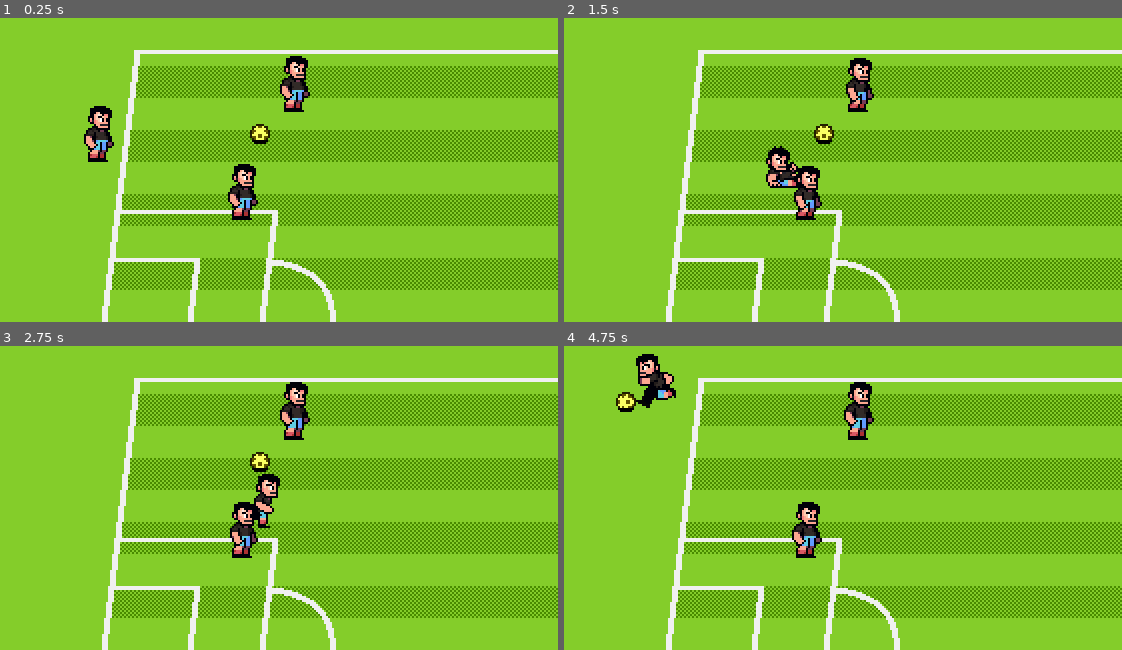
Above: before the commit, frames 1-4 (two rows, left to right).
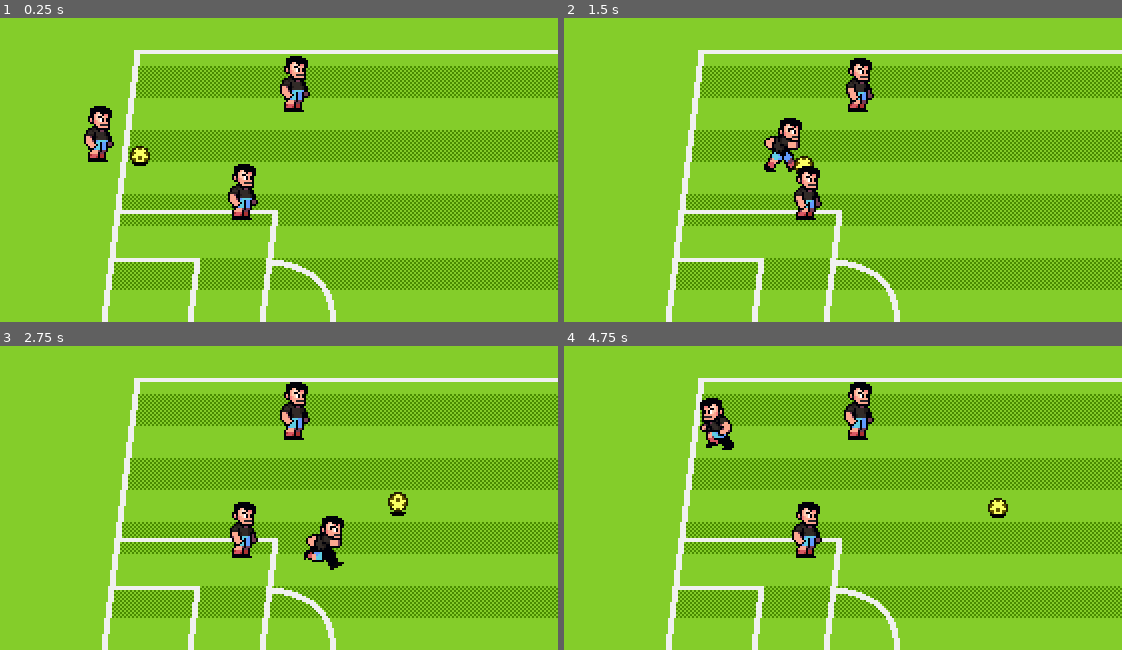
Above: after the commit, the same moments.

Repository: guskse/Soccer2D-GodotGame
Game: Godot game, scene res://scenes/world.tscn
Two runs of this game, one before a commit and one after it. Both use one fixed random seed, a clock stepped at 60 frames per second and the inputs below.
Inputs:
- Up to frame 1 (0.25 s): no input
- Up to frame 2 (1.5 s): hold Right (p1_right) 0.53-1.28 s; tap Keypad 1 (p1_pass) at 0.6 s; hold Down (p1_down) from 1.28 s (still down); tap Keypad 2 (p1_shoot) at 1.35 s
- Up to frame 3 (2.75 s): release Down (p1_down) at 2.03 s; hold Right (p1_right) from 2.03 s (still down); tap S (p2_down) at 2.1 s
- Up to frame 4 (4.75 s): release Right (p1_right) at 2.78 s; hold Up (p1_up) 2.78-3.53 s; tap A (p2_left) at 2.85 s; hold Left (p1_left) from 3.53 s (still down); tap J (p2_pass) at 3.6 s; tap D (p2_right) at 4.35 s

The runs differ from the first frame. In frame 1, 0.4% of the frame differs, in the area x 23-49%, y 34-49%; in frame 2, 1.4%; in frame 3, 1.8%; in frame 4, 1.9%, in the area x 9-80%, y 2-57%.

Commit message:
added passing functionality and passing states

Diff:
--- a/scenes/ball/ball_states/ball_state_carried.gd
+++ b/scenes/ball/ball_states/ball_state_carried.gd
@@ -2,7 +2,7 @@
 class_name BallStateCarried
 
 #ball will be positioned in front and slightly below player
-const OFFSET_FROM_PLAYER := Vector2(10.0,2.0)
+const OFFSET_FROM_PLAYER := Vector2(10.0, 2.0)
 
 #will be used to calculate the ball movement when dribbling
 const DRIBBLE_FREQUENCY :float = 10.0
@@ -13,6 +13,7 @@
 func _enter_tree() -> void:
 	#MAKE SURE CARRIER EXISTS IF NOT, WILL GENERATE ERROR
 	assert(carrier != null)
+	ball.height = 0.0
 
 func _process(delta: float) -> void:
 	flip_ball_sprite()
--- a/scenes/ball/ball_states/ball_state_freeform.gd
+++ b/scenes/ball/ball_states/ball_state_freeform.gd
@@ -10,6 +10,7 @@
 
 func _physics_process(delta: float) -> void:
 	set_ball_animation_from_velocity()
+
 	var friction := FRICTION_AIR if ball.height > 0 else FRICTION_GROUND
 	ball.velocity = ball.velocity.move_toward(Vector2.ZERO, friction * delta)
 	process_gravity(delta, BOUNCINESS)
--- a/scenes/characters/character_states/player_state.gd
+++ b/scenes/characters/character_states/player_state.gd
@@ -9,13 +9,21 @@
 var player: Player = null
 var state_data: PlayerStateData = PlayerStateData.new()
 var ball: Ball = null
+var teammate_detection_area: Area2D
 
 
-func setup(context_player: Player, context_state_data: PlayerStateData, context_animation_player: AnimationPlayer, context_ball) -> void:
+func setup(
+	context_player: Player,
+	context_state_data: PlayerStateData,
+	context_animation_player: AnimationPlayer,
+	context_ball: Ball,
+	context_teammate_detection_area: Area2D
+	) -> void:
 	player = context_player
 	ball = context_ball
 	animation_player = context_animation_player
 	state_data = context_state_data
+	teammate_detection_area = context_teammate_detection_area
 
 
 func transition_state(new_state: Player.State, player_state_data: PlayerStateData = PlayerStateData.new()) -> void:
--- a/scenes/characters/character_states/player_state_moving.gd
+++ b/scenes/characters/character_states/player_state_moving.gd
@@ -13,11 +13,26 @@
 func handle_human_movement():
 	var direction := KeyUtils.get_input_vector(player.control_scheme)
 	player.velocity = direction * player.speed
+	if player.velocity != Vector2.ZERO:
+		#make the cone detection of teammates move in direction player is facing
+		teammate_detection_area.rotation = player.velocity.angle()
 
-	#PREP SHOOT LOGIC
+	#PREP SHOOT INPUT LOGIC
 	if player.has_ball() and KeyUtils.is_action_just_pressed(player.control_scheme, KeyUtils.Action.SHOOT):
 		transition_state(Player.State.PREPPING_SHOT)
+
+	#PASSING INPUT LOGIC
+	if player.has_ball() and KeyUtils.is_action_just_pressed(player.control_scheme, KeyUtils.Action.PASS):
+		transition_state(Player.State.PASSING)
 
 	#TACKLE INPUT LOGIC
 	if !player.has_ball() and player.velocity != Vector2.ZERO and KeyUtils.is_action_just_pressed(player.control_scheme, KeyUtils.Action.SHOOT):
 		transition_state(Player.State.TACKLING)
+
+
+
+
+
+
+
+#...
--- /dev/null
+++ b/scenes/characters/character_states/player_state_passing.gd
@@ -0,0 +1,35 @@
+extends PlayerState
+class_name PlayerStatePassing
+
+
+func _enter_tree() -> void:
+	animation_player.play("kick")
+	player.velocity = Vector2.ZERO
+
+
+func on_animation_complete() -> void:
+	var pass_target := find_teammate_in_view()
+	print(pass_target)
+	transition_state(Player.State.MOVING)
+
+
+func find_teammate_in_view() -> Player:
+	var players_in_view := teammate_detection_area.get_overlapping_bodies()
+
+	#find all players that are inside the detection area, excluding self
+	var teammates_in_view := players_in_view.filter(
+		func(p: Player): return p != player
+	)
+
+	#sort the closest player in the cone that is near the player and return it
+	teammates_in_view.sort_custom(
+		func(p1: Player, p2: Player): return p1.position.distance_squared_to(player.position) < p2.position.distance_squared_to(player.position)
+	)
+	if teammates_in_view.size() > 0:
+		return teammates_in_view[0]
+
+	return null
+
+
+
+#....
--- a/scenes/characters/character_states/player_state_tackling.gd
+++ b/scenes/characters/character_states/player_state_tackling.gd
@@ -2,15 +2,13 @@
 class_name PlayerStateTackling
 
 const DURATION_PRIOR_RECOVERY := 200
-const GROUND_FRICTION := 250.0
+const GROUND_FRICTION := 150.0
 
 var is_tackle_complete := false
 var time_finish_tackle := Time.get_ticks_msec()
 
-
 func _enter_tree() -> void:
 	animation_player.play("tackle")
-
 
 func _process(delta: float) -> void:
 	if not is_tackle_complete:
--- a/scenes/characters/player.gd
+++ b/scenes/characters/player.gd
@@ -2,7 +2,7 @@
 class_name Player
 
 enum ControlScheme {CPU, P1, P2}
-enum State { MOVING, TACKLING, RECOVERING, PREPPING_SHOT, SHOOTING }
+enum State { MOVING, TACKLING, RECOVERING, PREPPING_SHOT, SHOOTING, PASSING }
 
 @export var ball: Ball
 @export var control_scheme: ControlScheme
@@ -11,6 +11,7 @@
 
 @onready var animation_player: AnimationPlayer = %AnimationPlayer
 @onready var player_sprite: Sprite2D = $PlayerSprite
+@onready var teammate_detection_area: Area2D = $TeammateDetectionArea
 
 
 var current_state: PlayerState = null
@@ -32,7 +33,7 @@
 	if current_state != null:
 		current_state.queue_free()
 	current_state = state_factory.get_fresh_state(state)
-	current_state.setup(self, state_data, animation_player, ball)
+	current_state.setup(self, state_data, animation_player, ball, teammate_detection_area)
 	current_state.state_transition_requested.connect(switch_state.bind())
 	current_state.name = "PlayerStateMachine: " + str(state)
 	call_deferred("add_child", current_state)
--- a/scenes/characters/player.tscn
+++ b/scenes/characters/player.tscn
@@ -153,9 +153,6 @@
 [node name="Player" type="CharacterBody2D" unique_id=1070728705]
 collision_layer = 2
 script = ExtResource("1_yewv4")
-control_scheme = null
-speed = null
-power = null
 
 [node name="PlayerSprite" type="Sprite2D" parent="." unique_id=915802532]
 texture = ExtResource("1_rp718")
@@ -173,3 +170,10 @@
 position = Vector2(0, -3)
 rotation = 1.5707964
 shape = SubResource("CapsuleShape2D_rp718")
+
+[node name="TeammateDetectionArea" type="Area2D" parent="." unique_id=2124615323]
+collision_layer = 0
+collision_mask = 2
+
+[node name="CollisionPolygon2D" type="CollisionPolygon2D" parent="TeammateDetectionArea" unique_id=2030714656]
+polygon = PackedVector2Array(0, -40, 280, -150, 330, -100, 330, 110, 280, 150, 0, 40)
--- a/scenes/characters/player_state_factory.gd
+++ b/scenes/characters/player_state_factory.gd
@@ -8,7 +8,8 @@
 		Player.State.TACKLING: PlayerStateTackling,
 		Player.State.RECOVERING: PlayerStateRecovering,
 		Player.State.PREPPING_SHOT: PlayerStatePreppingShot,
-		Player.State.SHOOTING: PlayerStateShooting
+		Player.State.SHOOTING: PlayerStateShooting,
+		Player.State.PASSING: PlayerStatePassing
 	}
 
 func get_fresh_state(state: Player.State) -> PlayerState:
--- a/scenes/world.tscn
+++ b/scenes/world.tscn
@@ -44,4 +44,4 @@
 control_scheme = 0
 
 [node name="Ball" parent="ActorsContainer" unique_id=1007386592 instance=ExtResource("5_71j4m")]
-position = Vector2(131, 91)
+position = Vector2(71, 102)
Not shown, added: scenes/characters/character_states/player_state_passing.gd.uid
